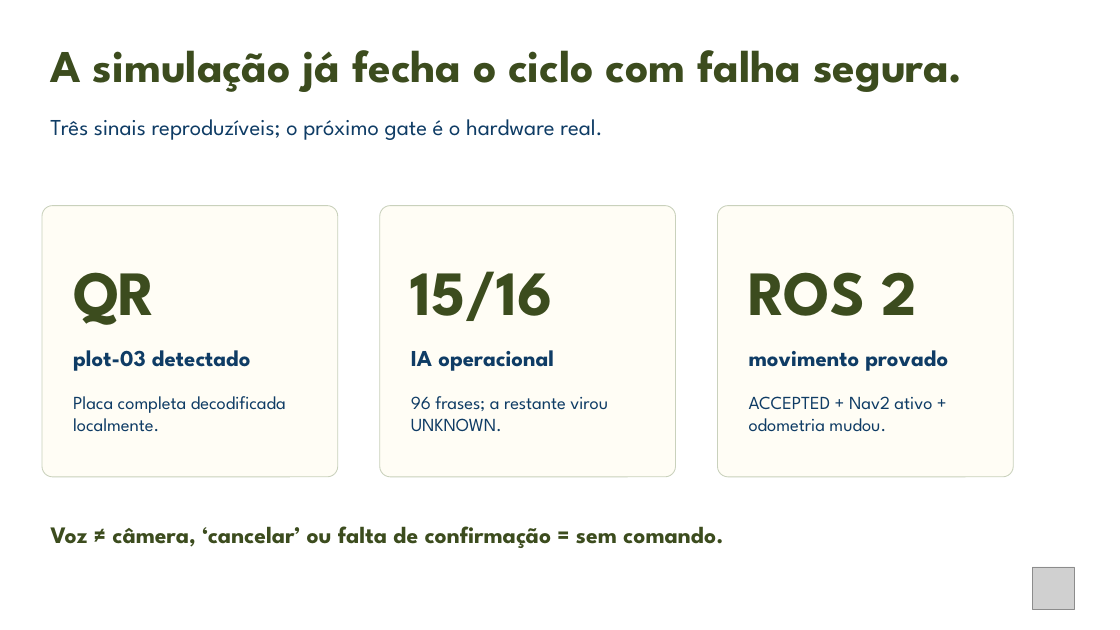
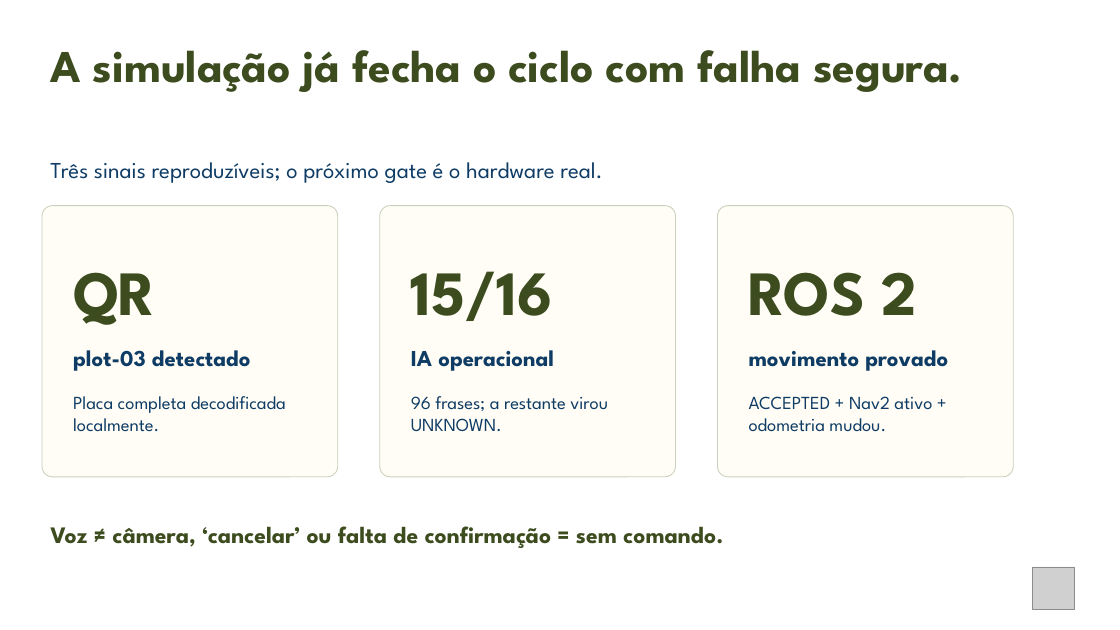
Before and after one commit to vvvvvdal/maestro-agricola, a slide deck: slide 5 of docs/pitch/Maestro-Agricola-Pitch.pptx. Drawn at 1120x630 pixels with LibreOffice and Linux fonts; fonts in the diff are those of the drawing; grey boxes stand for pictures. Boxes give left, top, right and bottom in pixels: in the first picture for what was removed or moved away, otherwise in the second. Text is boxed around its words. In the diff, an @@ line names an element or a change of style, - is before the commit and + after.

```diff
--- a/docs/pitch/Maestro-Agricola-Pitch.pptx
+++ b/docs/pitch/Maestro-Agricola-Pitch.pptx
@@ text "Três sinais reproduzíveis; o próximo ...": place and size @@
-text "Três sinais reproduzíveis; o próximo ..." at [50,119,602,140]
+text "Três sinais reproduzíveis; o próximo ..." at [50,162,602,183]
```
Also in this commit, not shown: 2 other slides changed.
